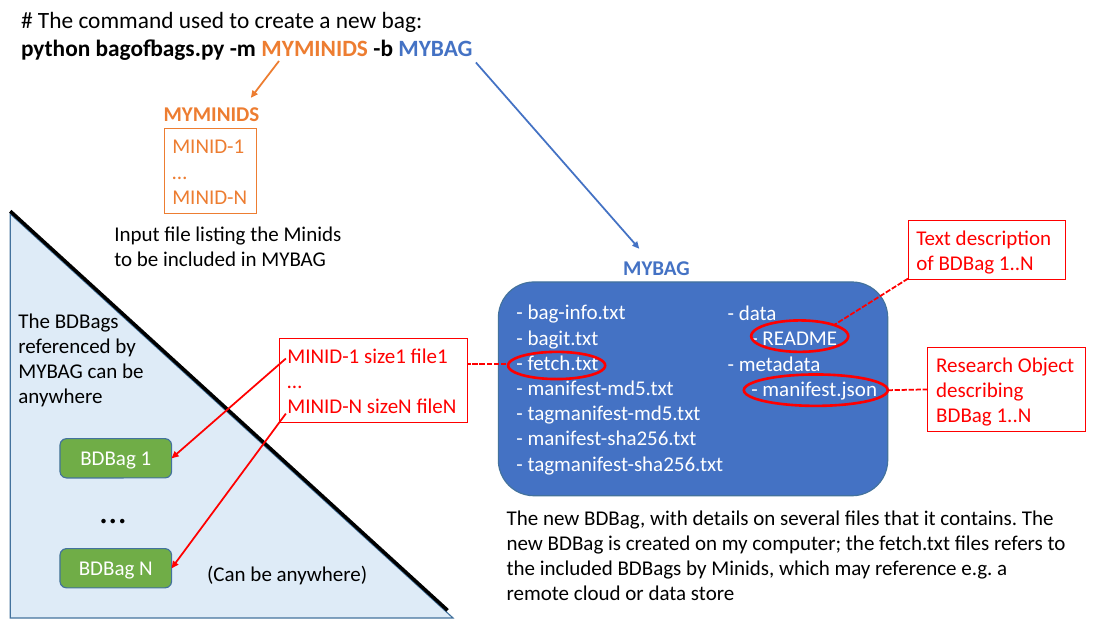
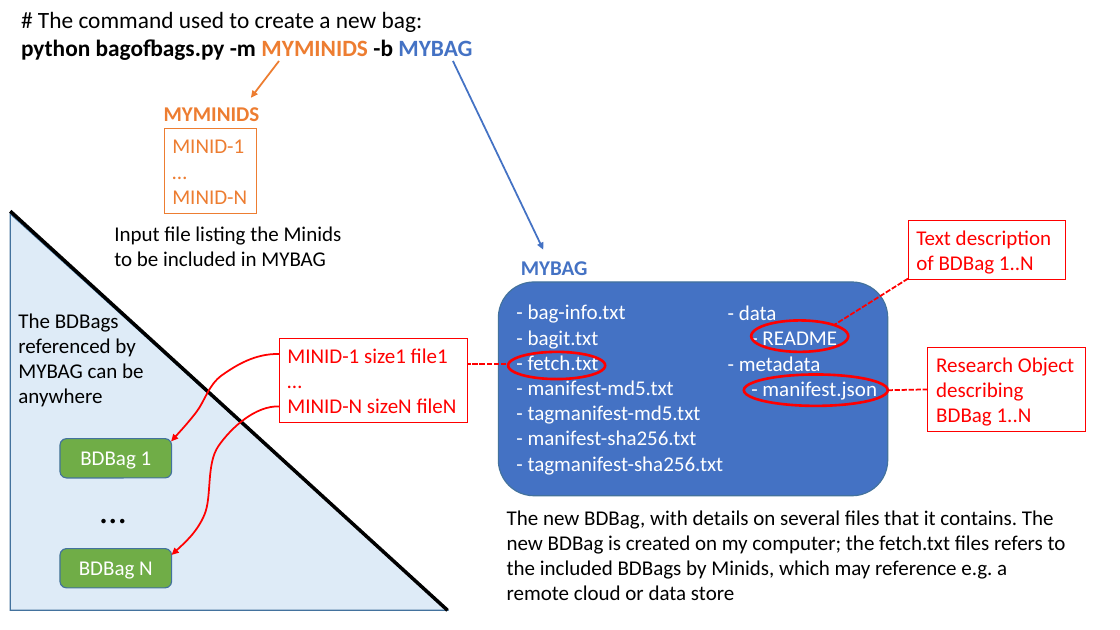
Before and after one commit to fair-research/bdbag, a slide deck: slide 1 of examples/images/MetaBags.pptx. Drawn at 1120x630 pixels with LibreOffice and Linux fonts; fonts in the diff are those of the drawing. Boxes give left, top, right and bottom in pixels: in the first picture for what was removed or moved away, otherwise in the second. Text is boxed around its words. In the diff, an @@ line names an element or a change of style, - is before the commit and + after.

```diff
--- a/examples/images/MetaBags.pptx
+++ b/examples/images/MetaBags.pptx
@@ arrow moved from (476, 62) - (639, 249) to (453, 61) - (544, 250) @@
@@ right triangle resized from (x1=10, y1=214, x2=453, y2=618) to (x1=10, y1=214, x2=448, y2=611) @@
@@ text "MYBAG" moved from (x1=623, y1=261, x2=690, y2=275) to (x1=521, y1=261, x2=588, y2=275) @@
@@ arrow removed from (286, 359) to (171, 459) @@
@@ freeform shape added at (x1=171, y1=354, x2=279, y2=441), outline #FF0000 1.5 pt @@
@@ arrow removed from (286, 413) to (171, 568) @@
@@ freeform shape added at (x1=171, y1=407, x2=279, y2=555), outline #FF0000 1.5 pt @@
@@ text removed at (x1=207, y1=566, x2=368, y2=585) @@
-(Can be anywhere)
```
Also in this commit, not shown: 2 other files.
